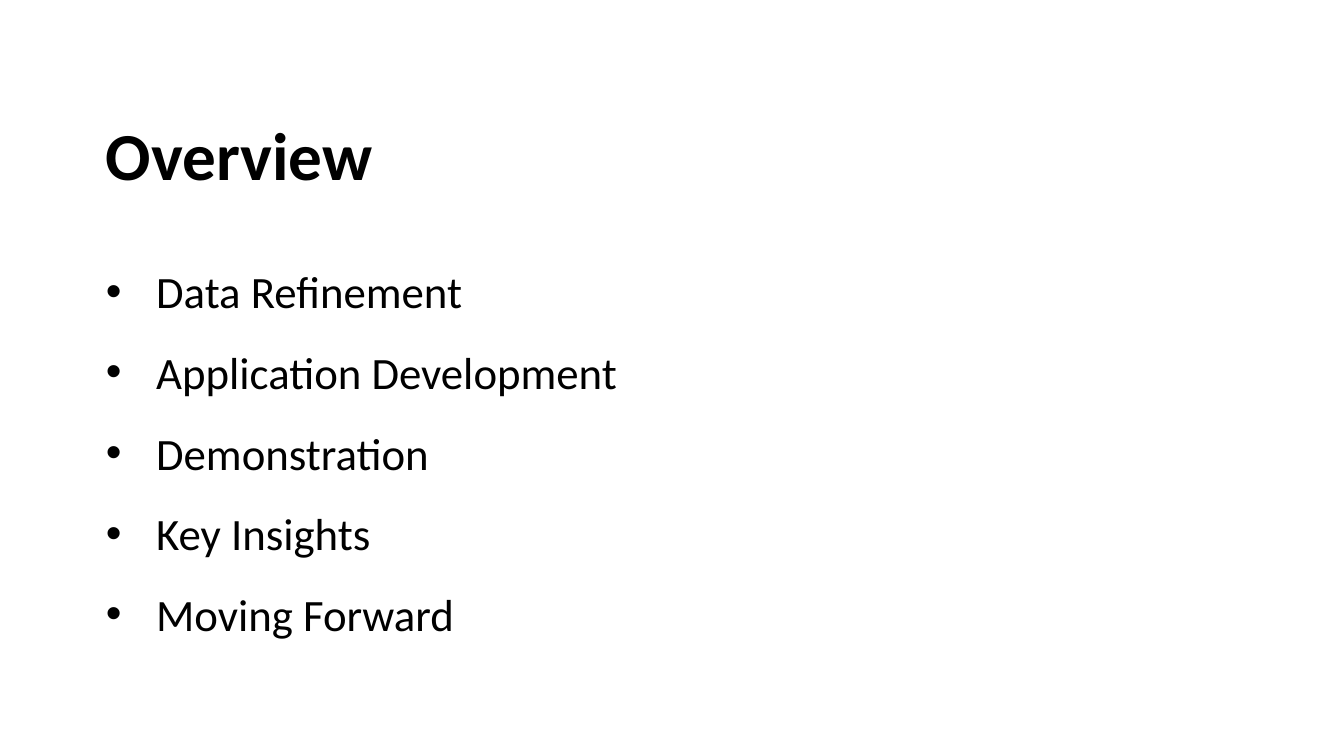
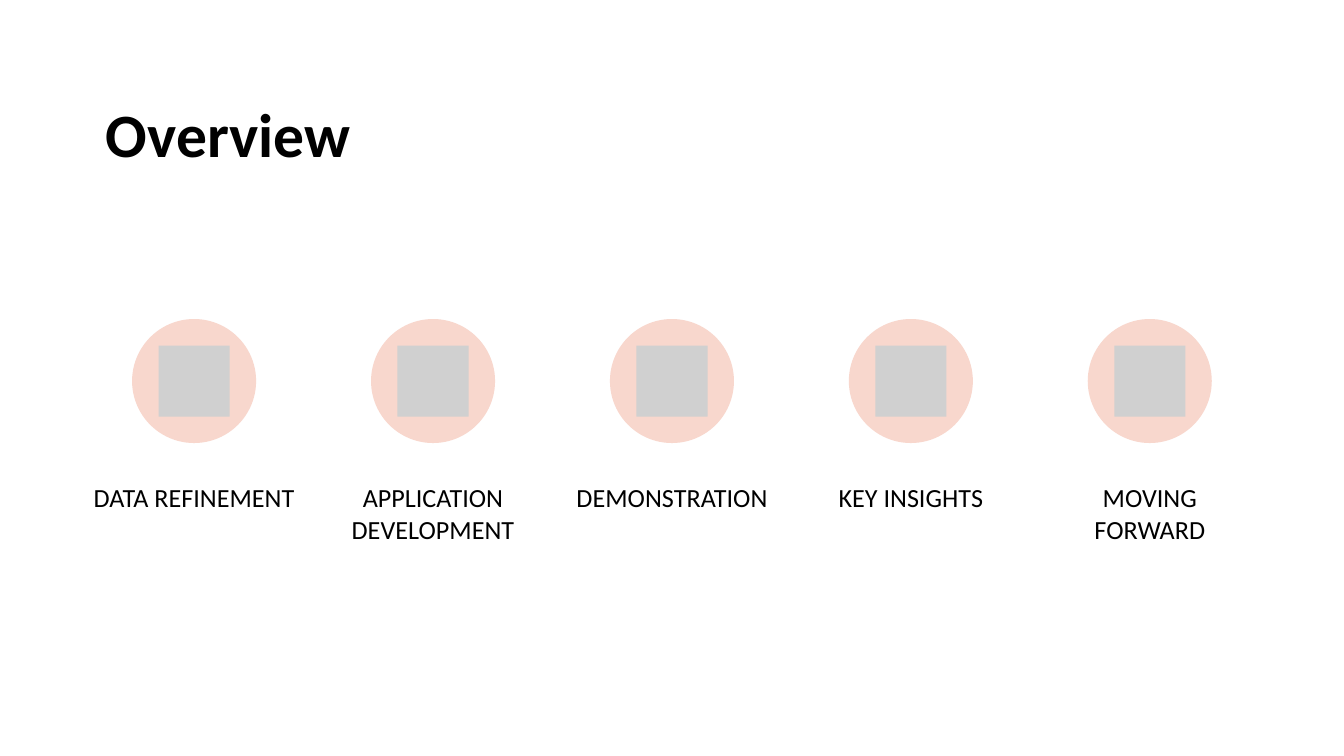
Before and after one commit to ethan-lott/saase-app, a slide deck: slide 2 of Presentation.pptx. Drawn at 1344x756 pixels with LibreOffice and Linux fonts; fonts in the diff are those of the drawing; grey boxes stand for pictures; background and template pictures are left out. Boxes give left, top, right and bottom in pixels: in the first picture for what was removed or moved away, otherwise in the second. Text is boxed around its words. In the diff, an @@ line names an element or a change of style, - is before the commit and + after.

```diff
--- a/Presentation.pptx
+++ b/Presentation.pptx
@@ title "Overview": place and size @@
-title "Overview" at bbox=[106, 133, 373, 181]
+title "Overview" at bbox=[106, 113, 350, 158]
@@ title "Overview" at bbox=[106, 113, 350, 158]: size 36 to 33 pt; vertical alignment top to middle @@
@@ text removed at bbox=[156, 277, 617, 639] @@
-• Data Refinement
-• Application Development
-• Demonstration
-• Key Insights
-• Moving Forward
@@ group added at bbox=[94, 319, 1211, 539]: 5 ellipses, 5 pictures, 5 texts @@
+DATA REFINEMENT
+APPLICATION DEVELOPMENT
+DEMONSTRATION
+KEY INSIGHTS
+MOVING FORWARD
```
Also in this commit, not shown: 5 other slides changed, 2 slides added, 1 slide removed, 4 other files.
